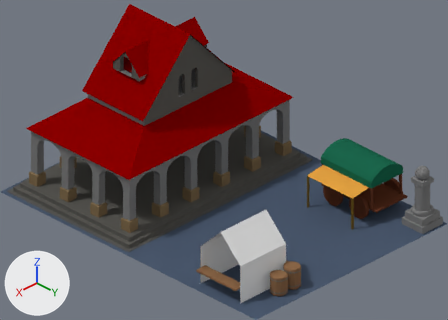
The Blender file src/blender/marketplace/marketplace.blend, before and after one commit.
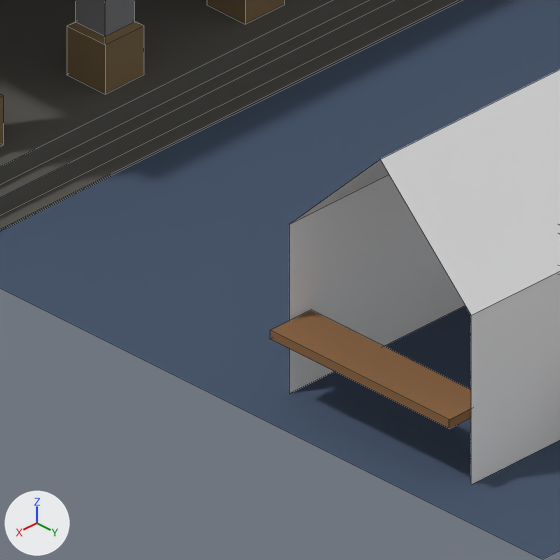
Each version is shown from the file's camera 'Kamera', then close up on the part from 31% to 58% of the width and 62% to 100% of the height. Arrows for +X, +Y and +Z are at lower left; the lights stay in place. The close-ups show mesh edges as thin lines.

The first close-up shows 'Bodenplatte', 'Markthalle', 'Zelt'.
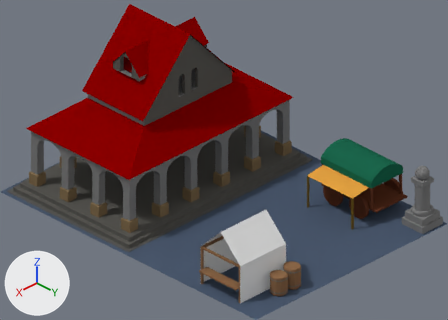
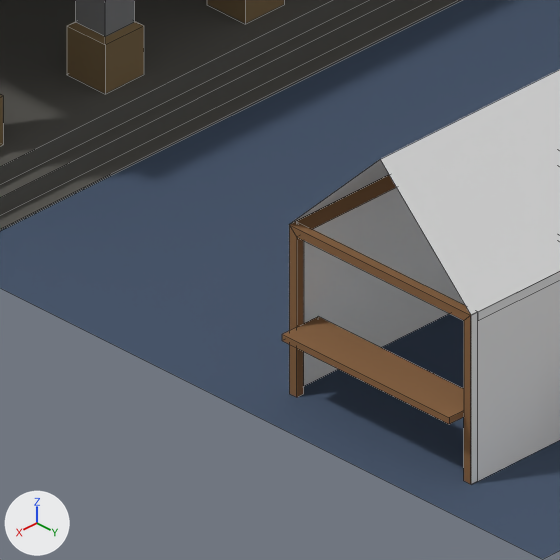
Changed parts and their boxes [x1, y1, x2, y2] in the close-ups (560 x 560 px):
'Zelt', reshaped: before [270, 69, 560, 484]; after [282, 69, 560, 484]
part 1 of me_plane_001, built on: before [270, 310, 471, 428]; after [282, 175, 471, 484]

What changed in the scene script:
```text
Change me_plane_001:
    used by ob_zelt; location = (1.0, 1.5, 0.273); rotation_euler = (0.0, 1.571, 1.571), in degrees (0, 90, 90); scale = (0.547, 0.547, 0.547)
    remove me_plane_001.from_pydata(...)  # 26 vertices, 16 faces, 4 loose edges; spans x -0.93..0.5, y -0.8..0.76, z -0.91..0.22
    add me_plane_001.from_pydata(...)  # 78 vertices, 62 faces, 12 loose edges; spans x -0.93..0.5, y -0.76..0.73, z -0.91..0.22
    me_plane_001 part 1
    15 vertices are removed from x 0.12..0.17, y -0.8..0.76, z -0.9..0.21
    12 faces are deleted
    1 vertex moves from x 0.17, y -0.54, z -0.9 to x 0.5, y -0.67, z -0.91
    35 vertices are added at x -0.36..0.5, y -0.67..0.73, z -0.91..0.22
    24 new vertices lie (0.0, 0.04, 0.0) away from vertices in x -0.36..0.5, y -0.67..0.59, z -0.91..0.22
    8 new vertices lie (0.0, -0.09, 0.0) away from vertices in x 0.14..0.17, y -0.67..0.59, z -0.87..0.18
    8 loose edges are added
    58 new faces join them, mat_holzbrett (brown #8b6748)
```
